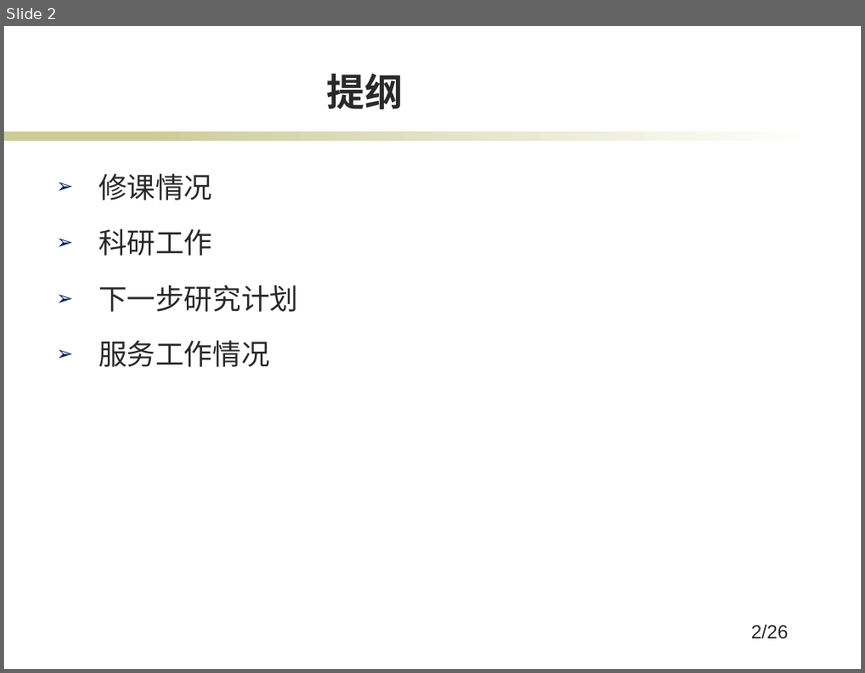
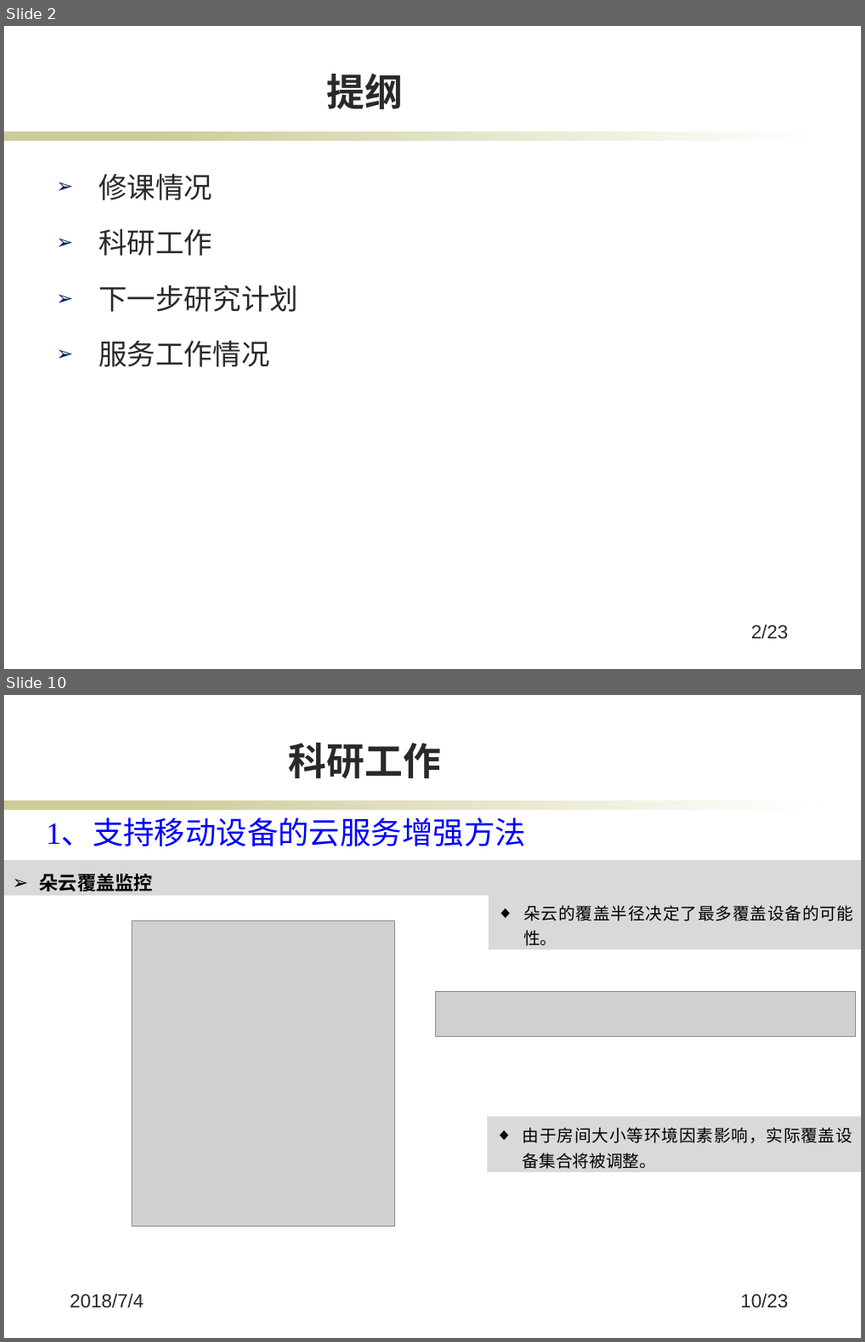
Before and after one commit to jkfhklh/papers-reading, a slide deck: 中期考核2018/B14.pptx. Shown one above the other, each under a label of ours: slide 2 before the commit, slides 2 and 10 after it; the slides between them are not shown. The pictures are 865x673 and 865x1342 pixels, drawn with LibreOffice and Linux fonts; fonts in the diff are those of the drawing; grey boxes stand for pictures; background and template pictures are left out. Boxes give left, top, right and bottom in pixels: in the first picture for what was removed or moved away, otherwise in the second. Text is boxed around its words. In the diff, an @@ line names an element or a change of style, - is before the commit and + after.

```diff
--- a/中期考核2018/B14.pptx
+++ b/中期考核2018/B14.pptx
@@ slide 10 added at [4,695,861,1338], background #FFFFFF; not listed: 2 template elements that a slide beside it also shows @@
@@ title added at [289,743,441,778], 32 pt, text #292929, bold @@
+科研工作
@@ text added at [46,820,525,846], 26 pt, text #0000FF @@
+1、支持移动设备的云服务增强方法
@@ rectangle added at [4,861,861,896], fill #D9D9D9, 16 pt, text #000000, bold @@
+➢ 朵云覆盖监控
@@ rectangle added at [488,894,861,949], fill #D9D9D9, 14 pt, text #000000 @@
+◆ 朵云的覆盖半径决定了最多覆盖设备的可能性。
@@ picture added at [132,920,395,1225] @@
@@ picture added at [436,991,855,1037] @@
@@ rectangle added at [488,1117,861,1172], fill #D9D9D9, 14 pt, text #000000 @@
+◆ 由于房间大小等环境因素影响，实际覆盖设备集合将被调整。
@@ text added at [69,1293,143,1308], 16 pt, text #292929 @@
+2018/7/4
@@ page number added at [740,1293,788,1308], 16 pt, text #292929 @@
+10/23
@@ page number at [751,624,788,639]: text changed @@
-2/26
+2/23
```
Also in this commit, not shown: 3 slides changed, 18 other slides added, 6 slides removed.
